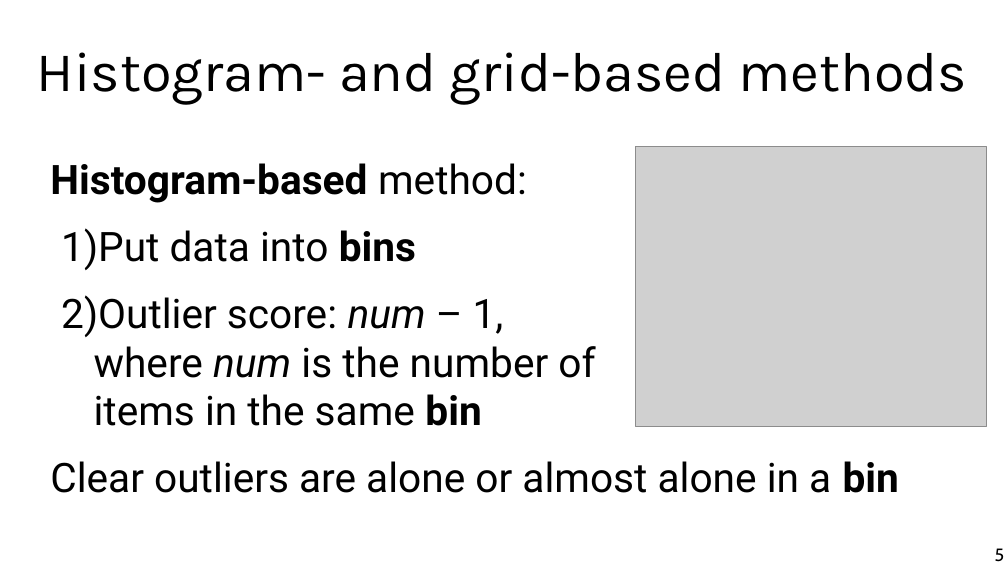
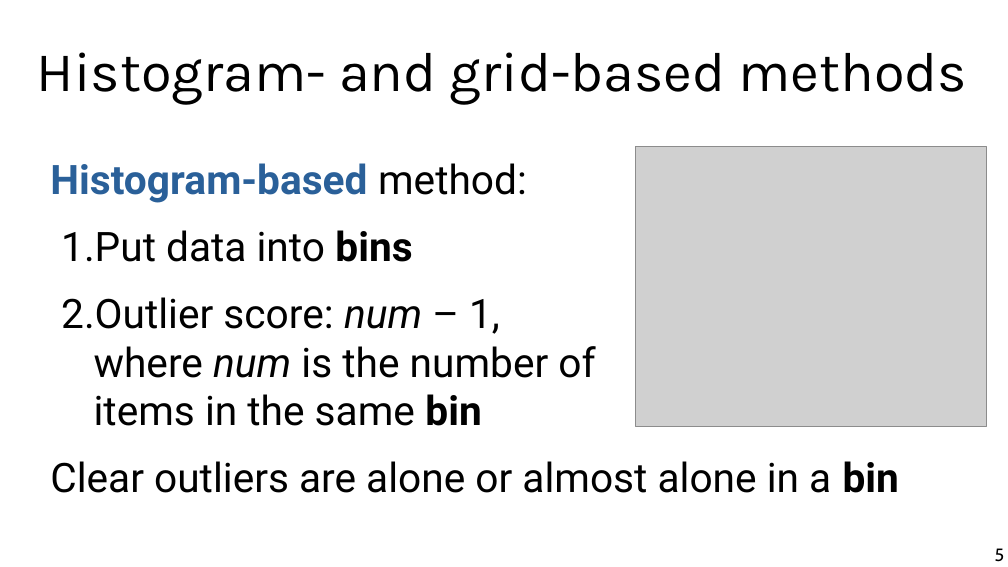
Before and after one commit to chatox/data-mining-course, a slide deck: slide 5 of theory/odp/tt21_outliers_isolation.odp. Drawn at 1008x567 pixels with LibreOffice and Linux fonts; fonts in the diff are those of the drawing; grey boxes stand for pictures. Boxes give left, top, right and bottom in pixels: in the first picture for what was removed or moved away, otherwise in the second. Text is boxed around its words. In the diff, an @@ line names an element or a change of style, - is before the commit and + after.

Commit message:
Outliers ready

```diff
--- a/theory/odp/tt21_outliers_isolation.odp
+++ b/theory/odp/tt21_outliers_isolation.odp
@@ text at (50,163,595,426): text colour #000000 to #2A6099 in "Histogram-based"; bullet 1) to 1. @@
```
Also in this commit, not shown: 16 other slides changed, 1 slide added, 1 slide removed, 7 other files.
